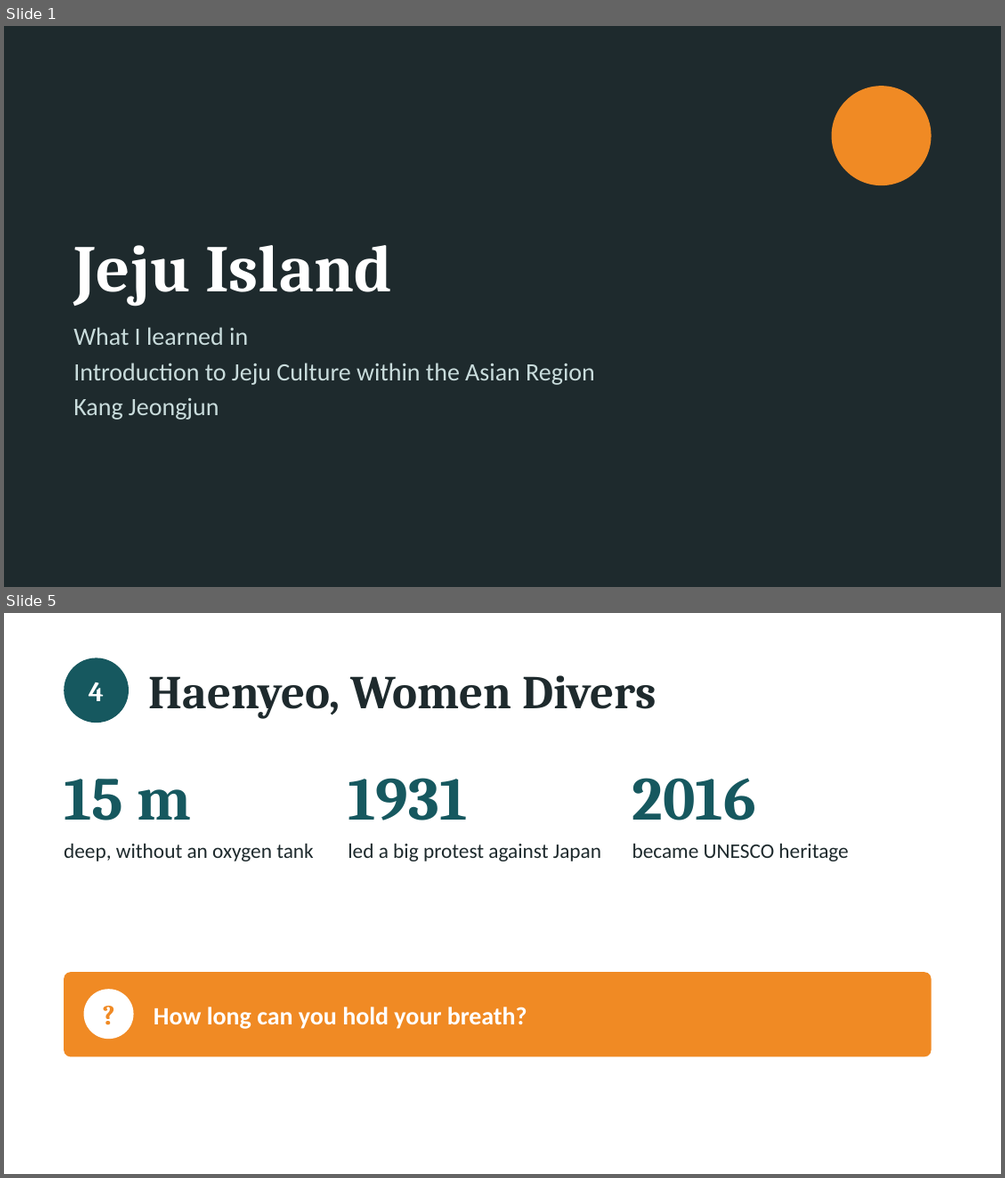
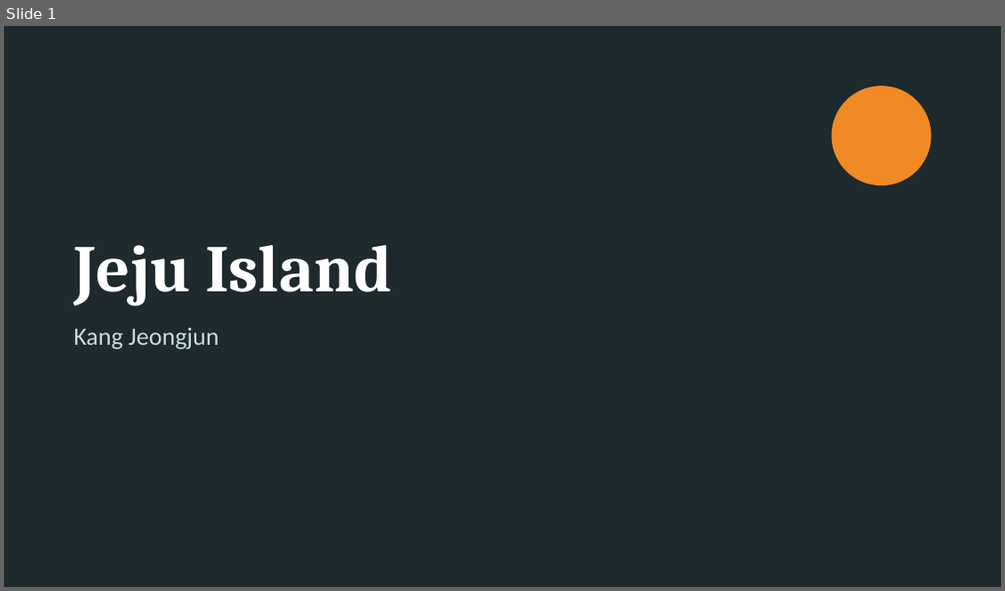
Before and after one commit to a44830300-arch/shaohong, a slide deck: 학업/아시아속의제주문화/Jeju_Culture_Final_5min_easy.pptx. Shown one above the other, each under a label of ours: slides 1 and 5 before the commit, slide 1 after it; the slides between them are not shown. The pictures are 1005x1178 and 1005x591 pixels, drawn with LibreOffice and Linux fonts; fonts in the diff are those of the drawing. Boxes give left, top, right and bottom in pixels: in the first picture for what was removed or moved away, otherwise in the second. Text is boxed around its words. In the diff, an @@ line names an element or a change of style, - is before the commit and + after.

```diff
--- a/학업/아시아속의제주문화/Jeju_Culture_Final_5min_easy.pptx
+++ b/학업/아시아속의제주문화/Jeju_Culture_Final_5min_easy.pptx
@@ slide 5 removed at (4,613,1001,1174), background #FFFFFF @@
@@ ellipse removed at (64,657,129,722) @@
@@ text removed at (89,682,104,701) @@
-4
@@ text removed at (148,675,655,719) @@
-Haenyeo, Women Divers
@@ text removed at (64,779,191,820) @@
-15 m
@@ text removed at (348,778,467,820) @@
-1931
@@ text removed at (632,778,756,820) @@
-2016
@@ text removed at (64,843,314,861) @@
-deep, without an oxygen tank
@@ text removed at (348,843,601,861) @@
-led a big protest against Japan
@@ text removed at (632,843,848,861) @@
-became UNESCO heritage
@@ rounded rectangle removed at (64,972,931,1056) @@
@@ ellipse removed at (84,989,134,1038) @@
@@ text removed at (84,989,134,1038) @@
-?
@@ text removed at (154,1006,527,1029) @@
-How long can you hold your breath?
@@ slide 1 changed as well @@
@@ text at (73,327,595,385): paragraphs removed @@
-What I learned in
-Introduction to Jeju Culture within the Asian Region
```
Also in this commit, not shown: 6 other slides changed, 1 slide added, 2 other slides removed, 1 other file.
